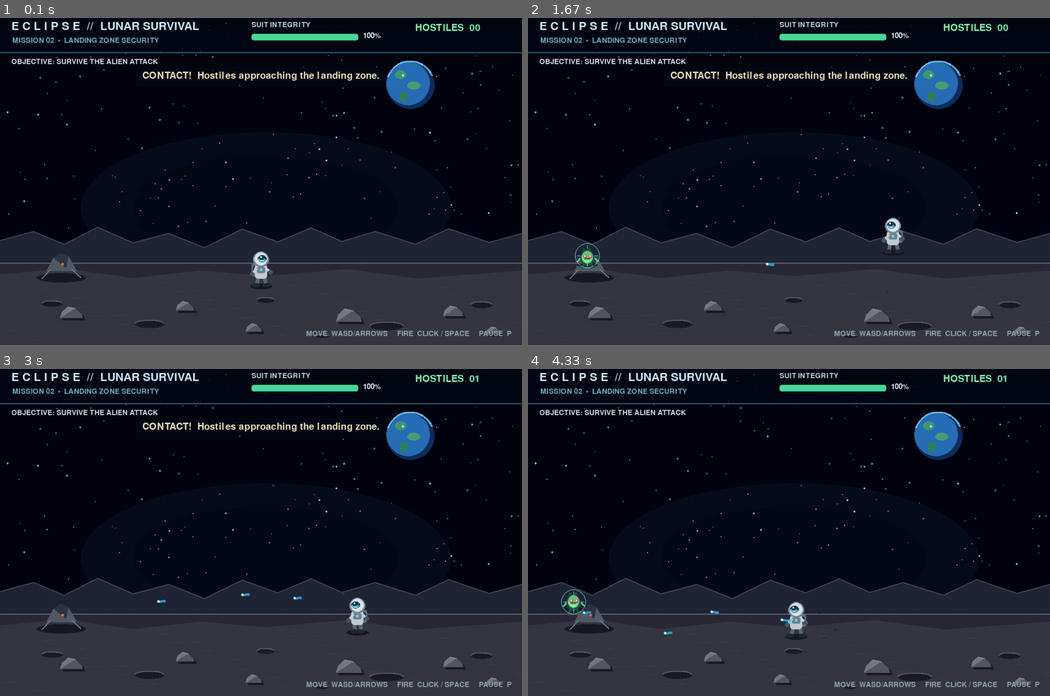
Above: before the commit, frames 1-4 (two rows, left to right).
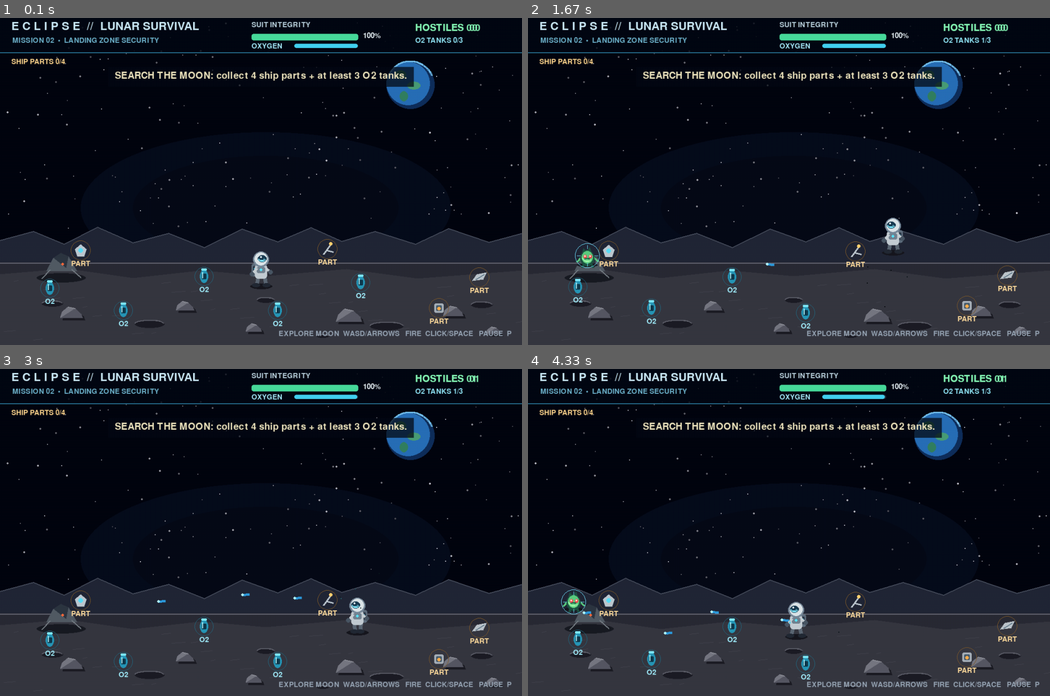
Above: after the commit, the same moments.

Repository: meghana-468/ECLIPSE
Game: pygame game, started from level2.py
The game is run twice, just before and just after one commit, with the same random seed, the same clock (stepped at 60 frames per second) and the same inputs.
Inputs (mouse positions are in pixels of both pictures, inside the frame that each line leads up to):
- Up to frame 1 (0.1 s): no input
- Up to frame 2 (1.67 s): hold Space 0.33-0.8 s; hold Right 0.33-0.8 s; move the mouse to (768, 194) at 0.37 s; hold Right 0.83-1.3 s; move the mouse to (956, 171) at 0.87 s; tap Space at 0.9, 1.2, 1.4 s; hold Up 1.33-1.63 s; move the mouse to (663, 181) at 1.37 s
- Up to frame 3 (3 s): hold Right 1.67-2.13 s; move the mouse to (99, 480) at 1.7 s; tap Space at 1.73, 2.03, 2.23, 2.53, 2.8 s; hold Left 2.17-2.7 s; move the mouse to (339, 414) at 2.2 s; hold Down from 2.73 s (still down); move the mouse to (323, 558) at 2.77 s
- Up to frame 4 (4.33 s): release Down at 3.03 s; hold P 3.07-3.47 s; hold Left 3.07-3.47 s; move the mouse to (799, 418) at 3.1 s; tap Space at 3.13, 3.43, 3.57, 3.87, 4, 4.3 s; hold P 3.5-3.9 s; hold Left 3.5-3.9 s; hold Left from 3.93 s (still down); move the mouse to (762, 617) at 3.97 s

The runs differ from the first frame. In frame 1, 3.2% of the frame differs, in the area x 2-94%, y 1-98%; in frame 2, 3.1%; in frame 3, 3.1%; in frame 4, 3.0%.

Commit message:
moon exploration and ,oxygen collecction, and spaceships parts

Diff:
--- a/level2.py
+++ b/level2.py
@@ -58,6 +58,11 @@
         self.player_y = self.HEIGHT * 0.78
         self.player_speed = 235.0
         self.player_health = 100.0
+        self.oxygen = 100.0
+        self.oxygen_tanks_collected = 0
+        self.required_oxygen_tanks = 3
+        self.ship_parts_collected = 0
+        self.required_ship_parts = 4
         self.damage_cooldown = 0.0
         self.hit_flash = 0.0
         self.walk_time = 0.0
@@ -74,7 +79,31 @@
         self.shake = 0.0
         self.state = "playing"
         self.paused = False
-        self.message_timer = 3.5
+        self.message_timer = 4.5
+        # Collectibles are spread across the whole playable Moon surface.
+        # There are more oxygen tanks than the minimum needed for the objective.
+        self.collectibles = []
+        self._create_collectibles()
+
+    def _create_collectibles(self):
+        positions = [
+            (105, 580), (260, 625), (430, 555), (585, 630), (760, 570),
+            (925, 620), (1010, 555), (170, 500), (690, 500),
+        ]
+        # Five oxygen tanks and four ship parts, distributed across the terrain.
+        oxygen_positions = positions[:5]
+        part_positions = positions[5:9]
+        for index, (x, y) in enumerate(oxygen_positions):
+            self.collectibles.append({
+                "kind": "oxygen", "x": float(x), "y": float(y),
+                "collected": False, "phase": index * 1.4,
+            })
+        for index, (x, y) in enumerate(part_positions):
+            self.collectibles.append({
+                "kind": "part", "x": float(x), "y": float(y),
+                "collected": False, "phase": index * 1.1 + 0.6,
+                "part_type": ("engine", "wing", "core", "antenna")[index],
+            })
 
     # Level interface: the parent game loop should pass each event here.
     def handle_event(self, event):
@@ -91,7 +120,7 @@
                     self.on_exit()
             elif event.key == pygame.K_p and self.state == "playing":
                 self.paused = not self.paused
-            elif event.key == pygame.K_r and self.state == "game_over":
+            elif event.key == pygame.K_r and self.state in ("game_over", "complete"):
                 self.reset_game()
             elif event.key == pygame.K_SPACE and self.state == "playing" and not self.paused:
                 self.fire_at_nearest()
@@ -126,6 +155,9 @@
         self.hit_flash = max(0.0, self.hit_flash - dt)
         self.shake = max(0.0, self.shake - dt * 18.0)
         self.message_timer = max(0.0, self.message_timer - dt)
+
+        # Oxygen slowly drains while the astronaut explores the Moon.
+        self.oxygen = max(0.0, self.oxygen - 0.55 * dt)
 
         keys = pygame.key.get_pressed()
         dx = float(keys[pygame.K_d] or keys[pygame.K_RIGHT]) - float(
@@ -146,14 +178,36 @@
         self.player_x = max(34, min(self.WIDTH - 34, self.player_x))
         self.player_y = max(465, min(650, self.player_y))
 
+        self._update_collectibles()
         self._update_spawning(dt)
         self._update_aliens(dt)
         self._update_bullets(dt)
         self._update_particles(dt)
 
-        if self.player_health <= 0:
-            self.player_health = 0
+        if self.player_health <= 0 or self.oxygen <= 0:
+            self.player_health = max(0.0, self.player_health)
+            self.oxygen = max(0.0, self.oxygen)
             self.state = "game_over"
+        elif (self.ship_parts_collected >= self.required_ship_parts
+              and self.oxygen_tanks_collected >= self.required_oxygen_tanks):
+            self.state = "complete"
+            if self.on_complete:
+                self.on_complete()
+
+    def _update_collectibles(self):
+        for item in self.collectibles:
+            if item["collected"]:
+                continue
+            if math.hypot(item["x"] - self.player_x,
+                          item["y"] - self.player_y) < 34:
+                item["collected"] = True
+                if item["kind"] == "oxygen":
+                    self.oxygen_tanks_collected += 1
+                    self.oxygen = min(100.0, self.oxygen + 32.0)
+                    self._burst(item["x"], item["y"], (75, 220, 255), 14)
+                else:
+                    self.ship_parts_collected += 1
+                    self._burst(item["x"], item["y"], (255, 198, 91), 14)
 
     def _update_spawning(self, dt):
         self.spawn_timer -= dt
@@ -294,6 +348,7 @@
         surface = self.world
         self._draw_background(surface)
         self._draw_lunar_surface(surface)
+        self._draw_collectibles(surface)
 
         # Enemies and projectiles appear in front of the terrain.
         for alien in sorted(self.aliens, key=lambda a: a["y"]):
@@ -318,9 +373,16 @@
         if self.paused:
             self._draw_center_panel(surface, "MISSION PAUSED", "Press P to resume")
         elif self.state == "game_over":
+            reason = "OXYGEN DEPLETED" if self.oxygen <= 0 else "SUIT FAILURE"
             self._draw_center_panel(
-                surface, "SUIT FAILURE",
-                f"Aliens eliminated: {self.kills}   |   Press R to retry   |   ESC to exit"
+                surface, reason,
+                f"Parts {self.ship_parts_collected}/{self.required_ship_parts}  |  "
+                f"Oxygen tanks {self.oxygen_tanks_collected}/{self.required_oxygen_tanks}  |  Press R to retry"
+            )
+        elif self.state == "complete":
+            self._draw_center_panel(
+                surface, "REPAIR PARTS SECURED",
+                f"Mission objective complete!  Hostiles eliminated: {self.kills}  |  ESC to exit"
             )
         elif self.message_timer > 0:
             self._draw_mission_message(surface)
@@ -451,6 +513,39 @@
                              (x - bar_w // 2, y - r - 11, bar_w * alien["hp"] / alien["max_hp"], 4))
         if alien["flash"] > 0:
             pygame.draw.circle(surface, (230, 255, 255), (x, y), r + 5, 2)
+
+    def _draw_collectibles(self, surface):
+        for item in self.collectibles:
+            if item["collected"]:
+                continue
+            x, y = int(item["x"]), int(item["y"] + math.sin(self.elapsed * 2.4 + item["phase"]) * 3)
+            # A subtle pickup beacon makes objects readable against the grey ground.
+            if item["kind"] == "oxygen":
+                pygame.draw.circle(surface, (35, 104, 127), (x, y), 20, 1)
+                pygame.draw.ellipse(surface, (39, 151, 183), (x - 9, y - 14, 18, 28))
+                pygame.draw.rect(surface, (126, 234, 250), (x - 6, y - 17, 12, 5), border_radius=2)
+                pygame.draw.rect(surface, (16, 58, 78), (x - 5, y - 6, 10, 12), border_radius=2)
+                pygame.draw.line(surface, (180, 248, 255), (x - 4, y - 9), (x - 4, y + 3), 2)
+                label = self.font_small.render("O2", True, (163, 241, 255))
+            else:
+                pygame.draw.circle(surface, (129, 91, 42), (x, y), 21, 1)
+                part_type = item.get("part_type", "core")
+                if part_type == "engine":
+                    pygame.draw.rect(surface, (168, 176, 185), (x - 10, y - 10, 20, 20), border_radius=3)
+                    pygame.draw.rect(surface, (70, 92, 108), (x - 6, y - 6, 12, 12), border_radius=2)
+                    pygame.draw.circle(surface, (255, 174, 75), (x, y + 1), 4)
+                elif part_type == "wing":
+                    pygame.draw.polygon(surface, (188, 197, 204), [(x - 15, y + 7), (x - 5, y - 7), (x + 15, y - 11), (x + 8, y + 4)])
+                    pygame.draw.line(surface, (92, 117, 134), (x - 8, y + 4), (x + 10, y - 7), 2)
+                elif part_type == "core":
+                    pygame.draw.polygon(surface, (190, 201, 209), [(x, y - 13), (x + 12, y - 3), (x + 7, y + 12), (x - 7, y + 12), (x - 12, y - 3)])
+                    pygame.draw.circle(surface, (91, 222, 247), (x, y), 5)
+                else:
+                    pygame.draw.line(surface, (190, 201, 209), (x - 9, y + 11), (x + 7, y - 11), 4)
+                    pygame.draw.line(surface, (190, 201, 209), (x - 1, y + 3), (x + 12, y + 6), 3)
+                    pygame.draw.circle(surface, (255, 210, 112), (x + 7, y - 11), 4)
+                label = self.font_small.render("PART", True, (255, 220, 157))
+            surface.blit(label, label.get_rect(center=(x, y + 28)))
 
     def _draw_astronaut(self, surface):
         x, y = int(self.player_x), int(self.player_y)
@@ -538,11 +633,30 @@
 
         kills_text = self.font_medium.render(f"HOSTILES  {self.kills:02d}", True, (133, 245, 180))
         surface.blit(kills_text, (875, 20))
-        objective = self.font_small.render("OBJECTIVE: SURVIVE THE ALIEN ATTACK", True, (218, 220, 226))
-        surface.blit(objective, (24, 94))
-
-        controls = self.font_small.render("MOVE  WASD/ARROWS     FIRE  CLICK / SPACE     PAUSE  P",
-                                          True, (151, 165, 180))
+        # Oxygen reserve bar.
+        oxygen_label = self.font_small.render("OXYGEN", True, (163, 229, 244))
+        surface.blit(oxygen_label, (530, 61))
+        oxy_x, oxy_y, oxy_w, oxy_h = 620, 63, 135, 9
+        pygame.draw.rect(surface, (34, 43, 55), (oxy_x, oxy_y, oxy_w, oxy_h), border_radius=4)
+        oxy_fill = int(oxy_w * self.oxygen / 100)
+        if oxy_fill > 0:
+            oxy_color = (67, 210, 241) if self.oxygen > 30 else (255, 105, 83)
+            pygame.draw.rect(surface, oxy_color, (oxy_x, oxy_y, oxy_fill, oxy_h), border_radius=4)
+
+        kills_text = self.font_medium.render(f"HOSTILES {self.kills:02d}", True, (133, 245, 180))
+        surface.blit(kills_text, (875, 20))
+        tanks_text = self.font_small.render(
+            f"O2 TANKS {self.oxygen_tanks_collected}/{self.required_oxygen_tanks}",
+            True, (145, 229, 246))
+        parts_text = self.font_small.render(
+            f"SHIP PARTS {self.ship_parts_collected}/{self.required_ship_parts}",
+            True, (255, 214, 141))
+        surface.blit(tanks_text, (875, 49))
+        surface.blit(parts_text, (24, 94))
+
+        controls = self.font_small.render(
+            "EXPLORE MOON  WASD/ARROWS   FIRE  CLICK/SPACE   PAUSE  P",
+            True, (151, 165, 180))
         surface.blit(controls, (self.WIDTH - controls.get_width() - 22, self.HEIGHT - 31))
 
         # A restrained targeting reticle around the nearest hostile.
@@ -558,7 +672,7 @@
             pygame.draw.line(surface, (110, 225, 255), (tx, ty + 15), (tx, ty + 22), 1)
 
     def _draw_mission_message(self, surface):
-        text = self.font_medium.render("CONTACT!  Hostiles approaching the landing zone.",
+        text = self.font_medium.render("SEARCH THE MOON: collect 4 ship parts + at least 3 O2 tanks.",
                                        True, (236, 226, 188))
         plate = pygame.Surface((text.get_width() + 28, 42), pygame.SRCALPHA)
         plate.fill((5, 10, 20, 190))
